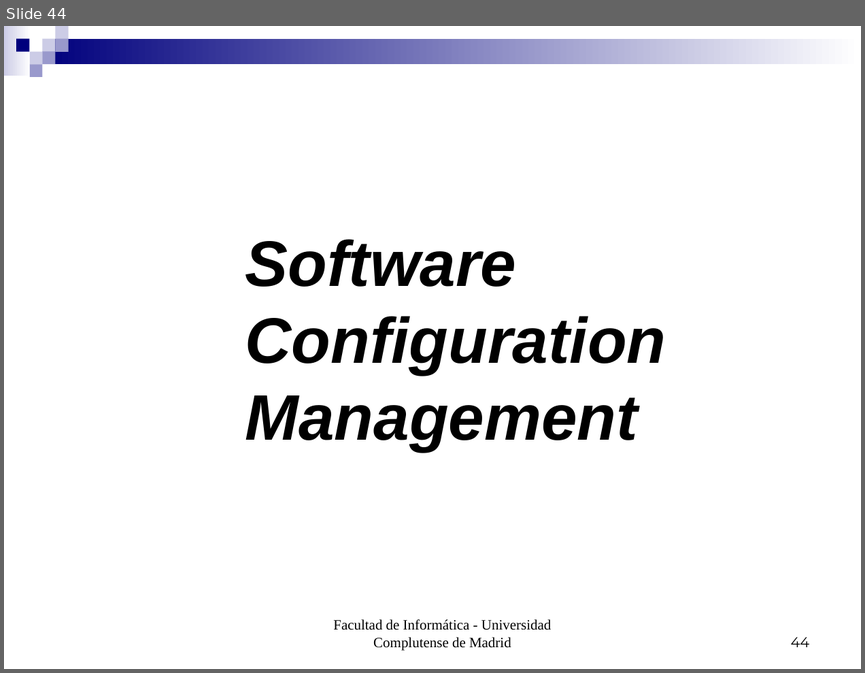
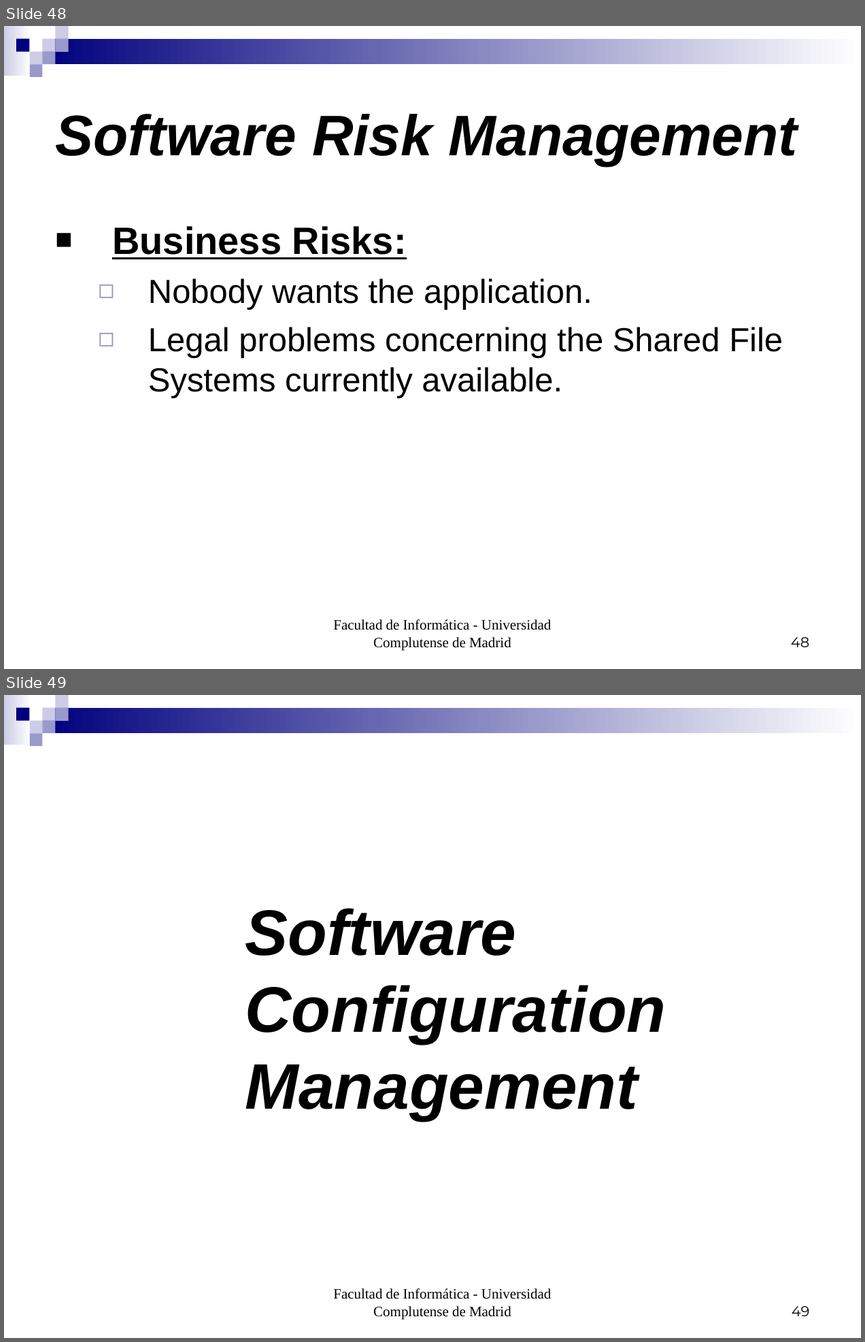
Before and after one commit to munsuri/egorilla, a slide deck: doc/PresentacionIS.ppt. Shown one above the other, each under a label of ours: slide 44 before the commit, slides 48 and 49 after it. The pictures are 865x673 and 865x1342 pixels, drawn with LibreOffice and Linux fonts; fonts in the diff are those of the drawing. Boxes give left, top, right and bottom in pixels: in the first picture for what was removed or moved away, otherwise in the second. Text is boxed around its words. In the diff, an @@ line names an element or a change of style, - is before the commit and + after.

```diff
--- a/doc/PresentacionIS.ppt
+++ b/doc/PresentacionIS.ppt
@@ slide 48 added at [4,26,861,669], background #FFFFFF; not listed: 9 template elements that a slide beside it also shows @@
@@ title added at [55,114,798,166], 48 pt, text #000000, bold, italic @@
+Software Risk Management
@@ text added at [112,226,783,398], 28 pt, text #000000 @@
+■ Business Risks:
+  ◻ Nobody wants the application.
+  ◻ Legal problems concerning the Shared File Systems currently available.
@@ text added at [333,619,551,650], 12 pt, text #000000 @@
+Facultad de Informática - Universidad Complutense de Madrid
@@ page number added at [791,637,809,647], 12 pt, text #000000 @@
+48
@@ what was slide 44 is now slide 49 @@
@@ page number at [791,1306,809,1316]: text changed @@
-44
+49
```
Also in this commit, not shown: 1 slide changed, 4 other slides added.
